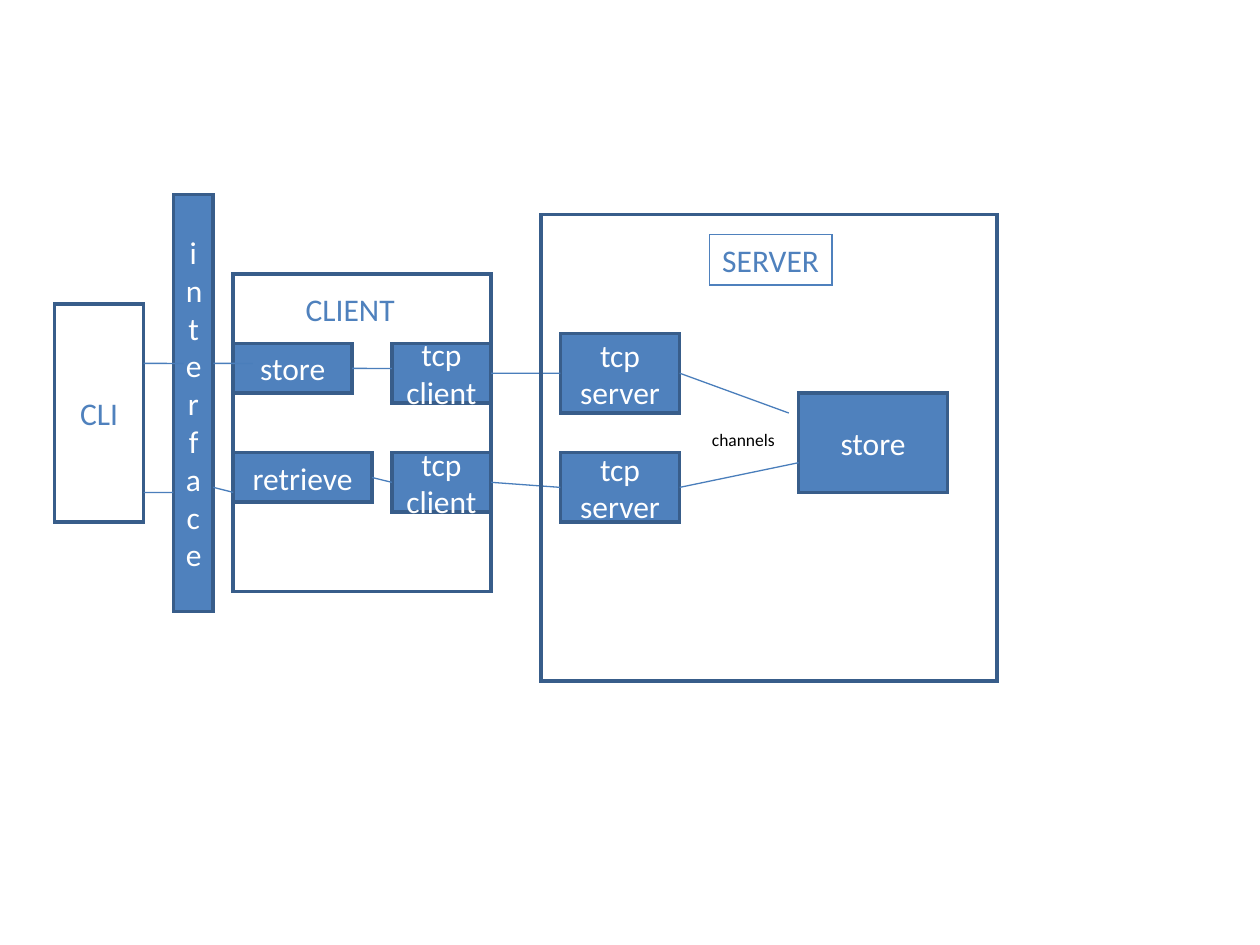
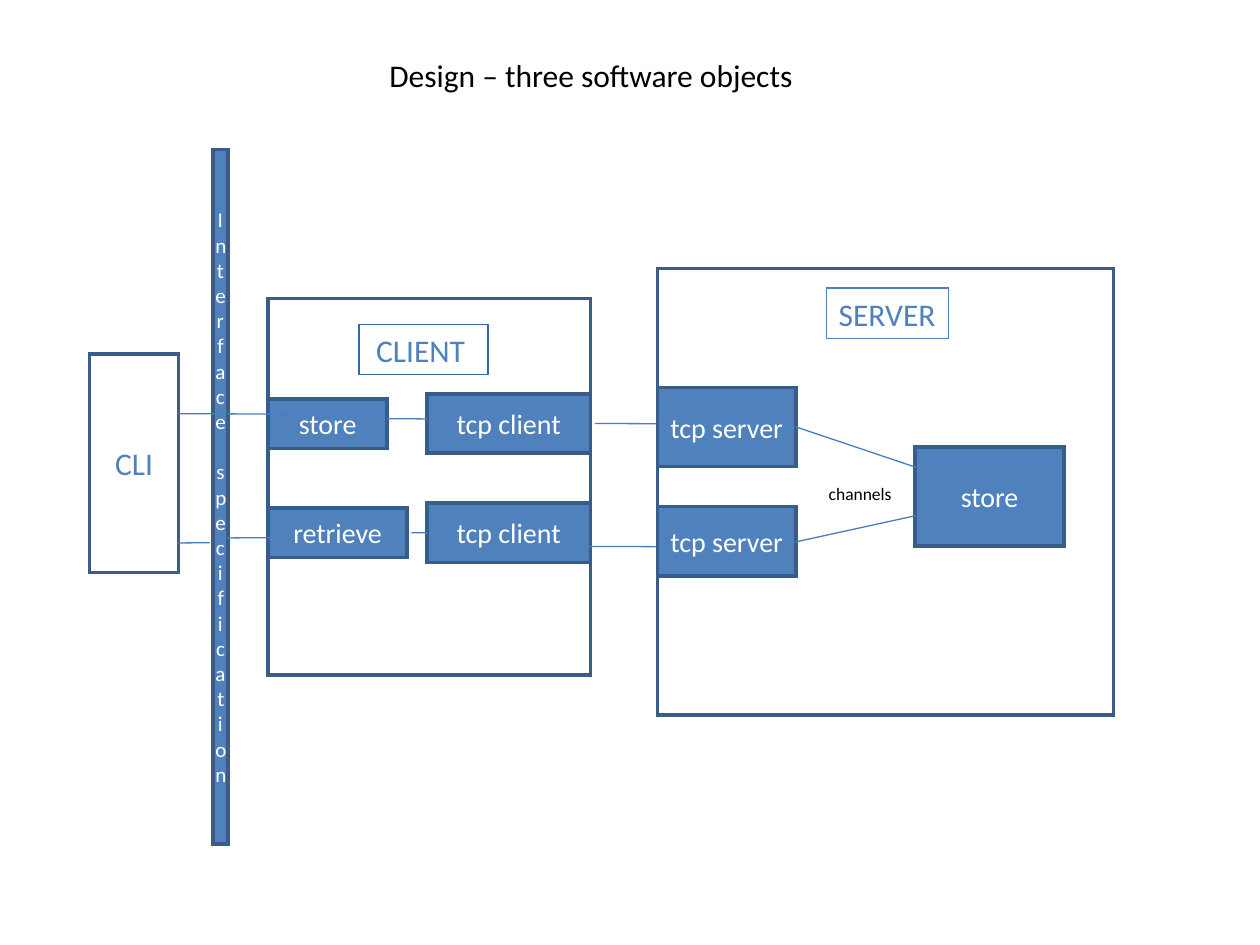
Before and after one commit to duncan-rli/techdemo, a slide deck: slide 3 of coretest.ppt (slide 1 before the commit). Drawn at 1260x945 pixels with LibreOffice and Linux fonts; fonts in the diff are those of the drawing. Boxes give left, top, right and bottom in pixels: in the first picture for what was removed or moved away, otherwise in the second. Text is boxed around its words. In the diff, an @@ line names an element or a change of style, - is before the commit and + after.

```diff
--- a/coretest.ppt
+++ b/coretest.ppt
@@ text added at box(389, 65, 792, 93), 18 pt, text #000000 @@
+Design – three software objects
@@ text in rectangle at box(213, 150, 228, 844): text changed; size 18 to 12 pt @@
-interface
+Interface
+specification
@@ rectangle "Interface": place and size @@
-rectangle "Interface" at box(174, 195, 214, 612)
+rectangle "Interface" at box(213, 150, 228, 844)
@@ rectangle: place and size @@
-rectangle at box(541, 214, 997, 680)
+rectangle at box(658, 268, 1114, 714)
@@ rectangle: place and size @@
-rectangle at box(233, 275, 491, 592)
+rectangle at box(268, 299, 591, 675)
@@ rectangle "SERVER": place and size @@
-rectangle "SERVER" at box(709, 234, 832, 285)
+rectangle "SERVER" at box(827, 289, 949, 339)
@@ rectangle added at box(359, 325, 488, 374), outline #3465A4 0.74 pt @@
@@ text "CLIENT": place and size @@
-text "CLIENT" at box(306, 300, 395, 321)
+text "CLIENT" at box(376, 341, 465, 362)
@@ rectangle "tcp server": place and size @@
-rectangle "tcp server" at box(561, 334, 680, 413)
+rectangle "tcp server" at box(658, 387, 796, 466)
@@ line moved from (213, 363) - (253, 363) to (179, 413) - (218, 413) @@
@@ line moved from (144, 363) - (184, 363) to (228, 413) - (287, 415) @@
@@ rectangle "store": place and size @@
-rectangle "store" at box(233, 344, 352, 393)
+rectangle "store" at box(268, 398, 387, 447)
@@ rectangle "tcp client": place and size @@
-rectangle "tcp client" at box(392, 344, 491, 403)
+rectangle "tcp client" at box(427, 394, 591, 454)
@@ line moved from (491, 373) - (561, 373) to (596, 423) - (665, 423) @@
@@ line moved from (679, 488) - (799, 462) to (796, 427) - (915, 467) @@
@@ rectangle "store": place and size @@
-rectangle "store" at box(799, 393, 948, 493)
+rectangle "store" at box(915, 447, 1063, 547)
@@ text "channels": place and size @@
-text "channels" at box(712, 434, 775, 446)
+text "channels" at box(829, 488, 892, 500)
@@ rectangle "retrieve": place and size @@
-rectangle "retrieve" at box(233, 452, 372, 501)
+rectangle "retrieve" at box(268, 508, 407, 557)
@@ rectangle "tcp client": place and size @@
-rectangle "tcp client" at box(392, 452, 491, 512)
+rectangle "tcp client" at box(427, 503, 591, 562)
@@ size 18 to 16 pt in 7 elements at box(268, 398, 387, 447), box(268, 508, 407, 557), box(427, 394, 591, 454), box(427, 503, 591, 562), box(915, 447, 1063, 547), box(658, 387, 796, 466), box(658, 507, 796, 576) @@
@@ rectangle "tcp server": place and size @@
-rectangle "tcp server" at box(561, 452, 680, 522)
+rectangle "tcp server" at box(658, 507, 796, 576)
@@ line moved from (233, 493) - (213, 488) to (268, 538) - (228, 538) @@
@@ line moved from (372, 478) - (392, 483) to (412, 533) - (427, 533) @@
@@ line moved from (679, 373) - (789, 413) to (796, 542) - (915, 515) @@
@@ 2 lines, 1 rectangle: place and size @@
-2 lines, 1 rectangle at box(54, 304, 392, 522)
+2 lines, 1 rectangle at box(89, 354, 427, 572)
@@ line moved from (491, 483) - (561, 488) to (588, 547) - (658, 547) @@
```
Also in this commit, not shown: 10 slides added.
